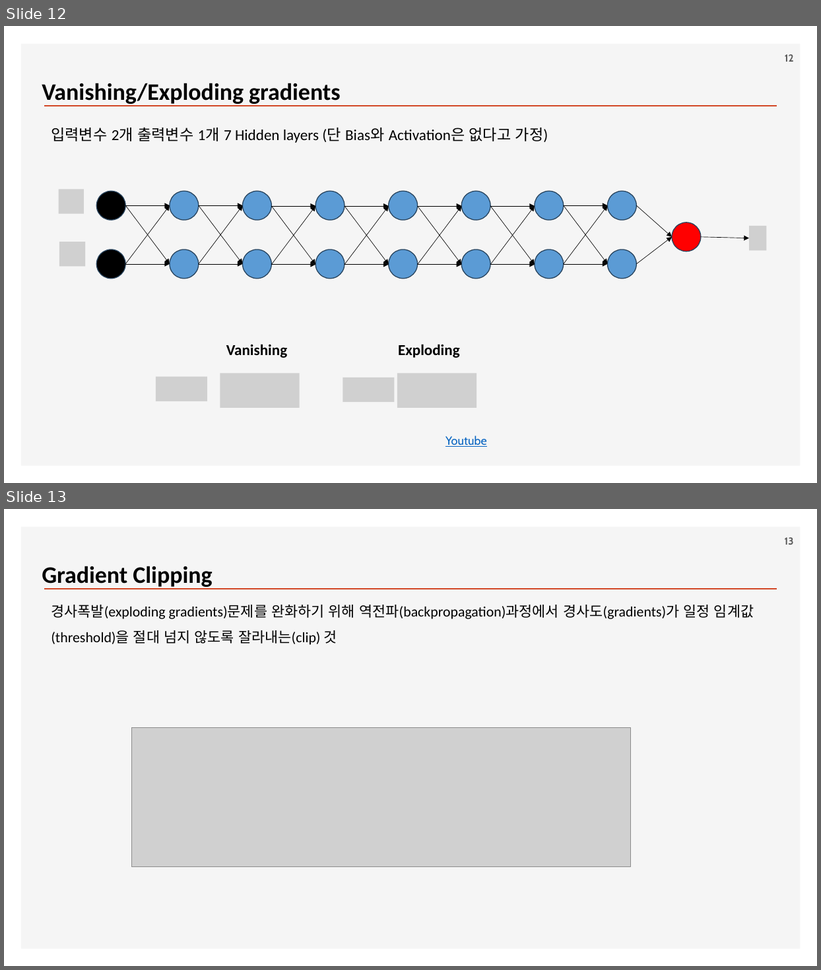
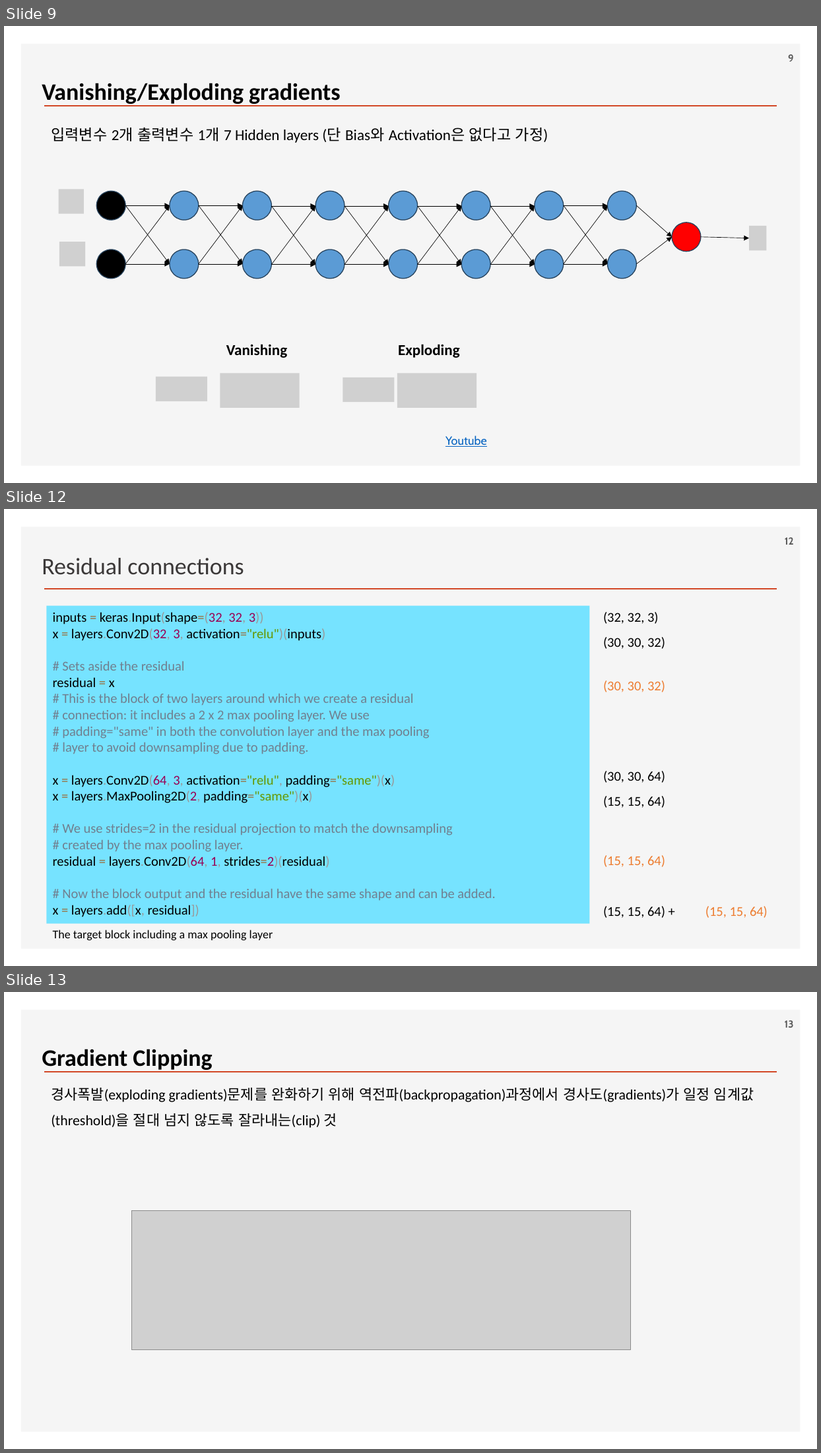
Before and after one commit to ancestor9/2026_Fall_Deep-Learning-with-Python, a slide deck: Chapter 09 ConvNet architecture patterns.pptx. Shown one above the other, each under a label of ours: slides 12 and 13 before the commit, slides 9, 12 and 13 after it; the slides between them are not shown. The pictures are 821x970 and 821x1453 pixels, drawn with LibreOffice and Linux fonts; fonts in the diff are those of the drawing; grey boxes stand for pictures; background and template pictures are left out. Boxes give left, top, right and bottom in pixels: in the first picture for what was removed or moved away, otherwise in the second. Text is boxed around its words. In the diff, an @@ line names an element or a change of style, - is before the commit and + after.

```diff
--- a/Chapter 09 ConvNet architecture patterns.pptx
+++ b/Chapter 09 ConvNet architecture patterns.pptx
@@ slide 12 added at (x1=4, y1=509, x2=817, y2=966), background #FFFFFF; not listed: 2 template elements that a slide beside it also shows @@
@@ page number added at (x1=785, y1=537, x2=794, y2=545), 12 pt, text #595959, bold @@
+12
@@ text added at (x1=42, y1=558, x2=244, y2=575), 28 pt, text #3B3838 @@
+Residual connections
@@ rectangle added at (x1=47, y1=606, x2=590, y2=924), fill #76E3FF, 16 pt, text #708090 @@
+inputs = keras.Input(shape=(32, 32, 3))
+x = layers.Conv2D(32, 3, activation="relu")(inputs)
+# Sets aside the residual
+residual = x
+# This is the block of two layers around which we create a residual
+# connection: it includes a 2 x 2 max pooling layer. We use
+# padding="same" in both the convolution layer and the max pooling
+# layer to avoid downsampling due to padding.
+x = layers.Conv2D(64, 3, activation="relu", padding="same")(x)
+x = layers.MaxPooling2D(2, padding="same")(x)
+# We use strides=2 in the residual projection to match the downsampling
+# created by the max pooling layer.
+residual = layers.Conv2D(64, 1, strides=2)(residual)
+# Now the block output and the residual have the same shape and can be added.
+x = layers.add([x, residual])
@@ text added at (x1=603, y1=612, x2=659, y2=624), 16 pt, text #000000 @@
+(32, 32, 3)
@@ text added at (x1=603, y1=637, x2=665, y2=649), 16 pt, text #000000 @@
+(30, 30, 32)
@@ text added at (x1=603, y1=681, x2=665, y2=692), 16 pt, text #ED7D31 @@
+(30, 30, 32)
@@ text added at (x1=603, y1=771, x2=665, y2=783), 16 pt, text #000000 @@
+(30, 30, 64)
@@ text added at (x1=603, y1=796, x2=665, y2=808), 16 pt, text #000000 @@
+(15, 15, 64)
@@ text added at (x1=603, y1=855, x2=665, y2=867), 16 pt, text #ED7D31 @@
+(15, 15, 64)
@@ text added at (x1=603, y1=906, x2=665, y2=918), 16 pt, text #000000 @@
+(15, 15, 64) +
@@ text added at (x1=706, y1=906, x2=768, y2=918), 16 pt, text #ED7D31 @@
+(15, 15, 64)
@@ text added at (x1=53, y1=930, x2=273, y2=941), 14 pt, text #000000 @@
+The target block including a max pooling layer
@@ what was slide 12 is now slide 9 @@
@@ page number at (x1=788, y1=54, x2=794, y2=62): text changed @@
-12
+9
```
Also in this commit, not shown: 6 slides changed, 7 other slides added, 1 other file.
